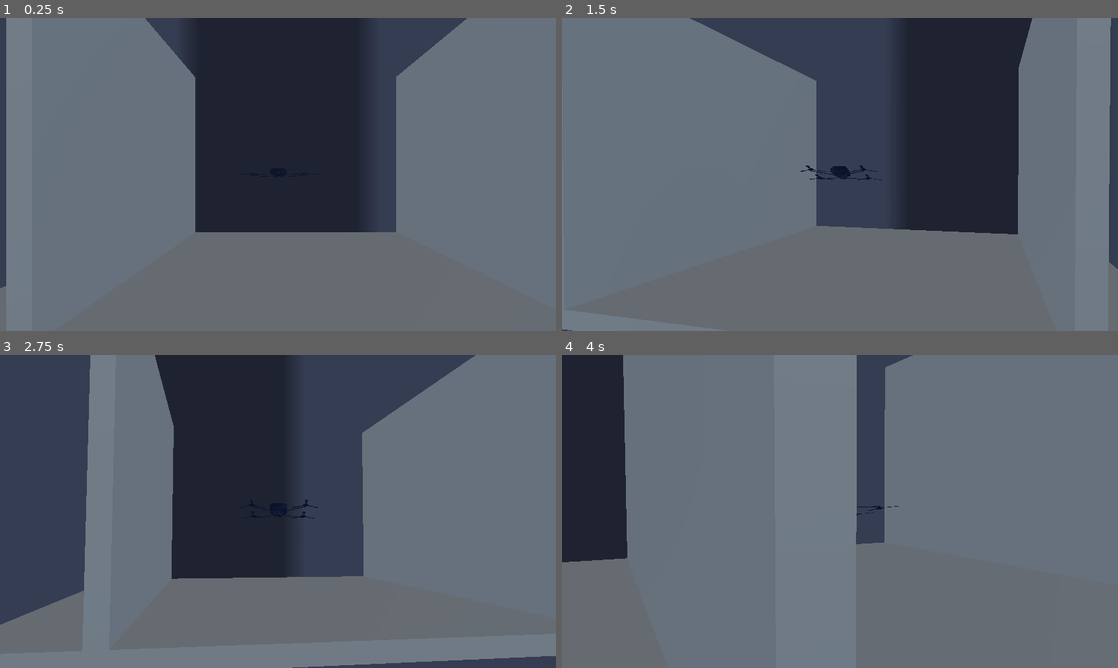
Above: before the commit, frames 1-4 (two rows, left to right).
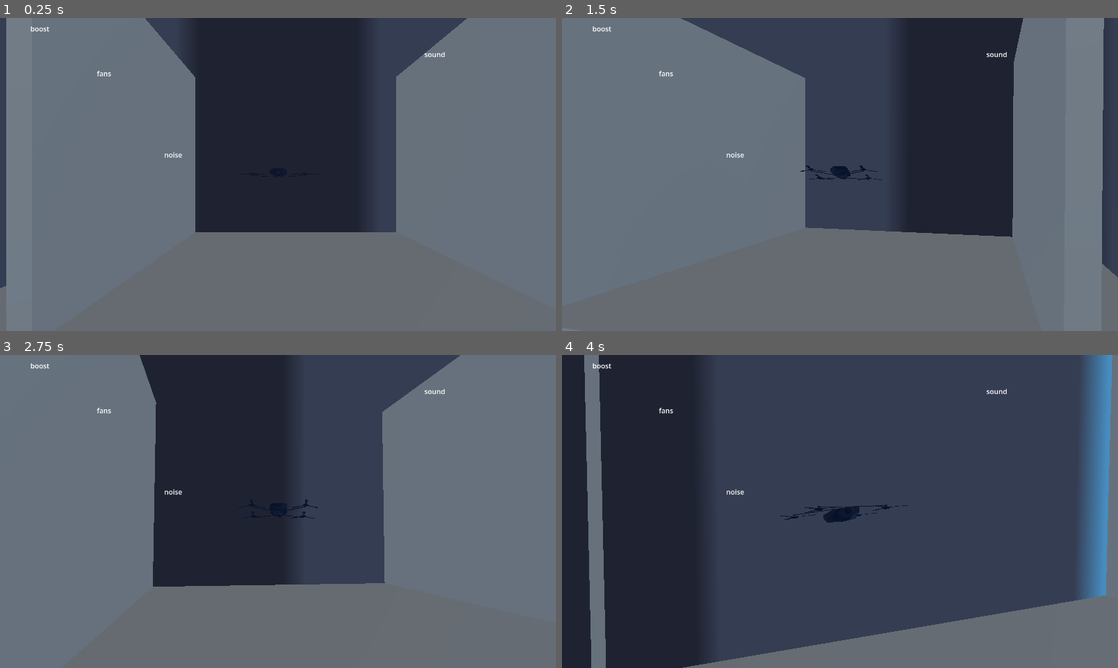
Above: after the commit, the same moments.

Repository: Apmds/operation-spin
Game: Godot game, scene res://src/test_scene.tscn
Two runs of this game, one before a commit and one after it. Both use one fixed random seed, a clock stepped at 60 frames per second and the inputs below. The engine's default icon, where the game draws it, is replaced by a stand-in: a white triangle on a blue panel in a dark square.
Inputs (mouse positions are in pixels of both pictures, inside the frame that each line leads up to):
- Up to frame 1 (0.25 s): no input
- Up to frame 2 (1.5 s): tap Enter (ui_accept) at 0.5, 0.77, 0.8, 1.07, 1.35 s; move the mouse to (867, 174) at 0.52 s; hold Shift (boost) 0.53-1.28 s; hold Up (move_forward) from 0.53 s (still down); click (867, 174) at 0.67 s; move the mouse to (812, 174) at 1.27 s
- Up to frame 3 (2.75 s): keep holding Up (move_forward); tap Enter (ui_accept) at 1.52, 1.82, 2.3 s; tap Shift (boost) at 1.55 s; move the mouse to (289, 505) at 2.02 s; hold Shift (boost) from 2.03 s (still down)
- Up to frame 4 (4 s): keep holding Up (move_forward); move the mouse to (834, 517) at 2.77 s; release Shift (boost) at 2.78 s; tap R (switch_modes) at 2.85 s; click (834, 517) at 2.92 s; tap Enter (ui_accept) at 3.02, 3.32, 3.77, 3.8 s; tap Shift (boost) at 3.05 s; move the mouse to (878, 514) at 3.52 s; hold Shift (boost) from 3.53 s (still down)

The runs differ from the first frame. In frame 1, 0.1% of the frame differs, in the area x 5-80%, y 2-45%; in frame 2, 3.3%; in frame 3, 19%; in frame 4, 80%, in the area x 0-99%, y 0-100%.

Commit message:
turn fans off and on

Diff:
--- a/src/drone/camera_arm.gd
+++ b/src/drone/camera_arm.gd
@@ -29,5 +29,5 @@
 	if event.is_action_released("ui_cancel"):
 		Input.set_mouse_mode(Input.MOUSE_MODE_VISIBLE)
 
-func _physics_process(delta: float) -> void:
+func _physics_process(_delta: float) -> void:
 	position = followed_node.position
--- a/src/drone/drone.gd
+++ b/src/drone/drone.gd
@@ -16,7 +16,7 @@
 var wind_force = 5
 var vertical_acceleration = 1
 var vertical_decceleration = 1
-var decceleration = 0.5
+var decceleration = 0.2
 var max_vertical_speed = 3
 var max_velocity = 3
 
@@ -53,7 +53,7 @@
 
 func _input(event: InputEvent) -> void:
 	if event.is_action_pressed("ui_accept"):
-		reverse_fans()
+		toggle_fans()
 
 	if event.is_action_pressed("switch_modes"):
 		cycle_flight_mode()
--- a/src/test_scene.tscn
+++ b/src/test_scene.tscn
@@ -71,3 +71,41 @@
 
 [node name="Camera" parent="." unique_id=1558356959 node_paths=PackedStringArray("followed_node") instance=ExtResource("3_l1obu")]
 followed_node = NodePath("../Drone")
+
+[node name="UI" type="Control" parent="." unique_id=1156965521]
+layout_mode = 3
+anchors_preset = 0
+offset_right = 40.0
+offset_bottom = 40.0
+
+[node name="Boost status" type="Label" parent="UI" unique_id=321479665]
+layout_mode = 0
+offset_left = 70.0
+offset_top = 13.0
+offset_right = 188.0
+offset_bottom = 36.0
+text = "boost"
+
+[node name="Fans status" type="Label" parent="UI" unique_id=1529083678]
+layout_mode = 0
+offset_left = 223.0
+offset_top = 116.0
+offset_right = 263.0
+offset_bottom = 139.0
+text = "fans"
+
+[node name="Noise status" type="Label" parent="UI" unique_id=2053788104]
+layout_mode = 0
+offset_left = 378.0
+offset_top = 303.0
+offset_right = 420.0
+offset_bottom = 326.0
+text = "noise"
+
+[node name="Sound status" type="Label" parent="UI" unique_id=1315023173]
+layout_mode = 0
+offset_left = 977.0
+offset_top = 72.0
+offset_right = 1025.0
+offset_bottom = 95.0
+text = "sound"
Not shown: 1 places in src/drone/drone.tscn that only renumber resources
